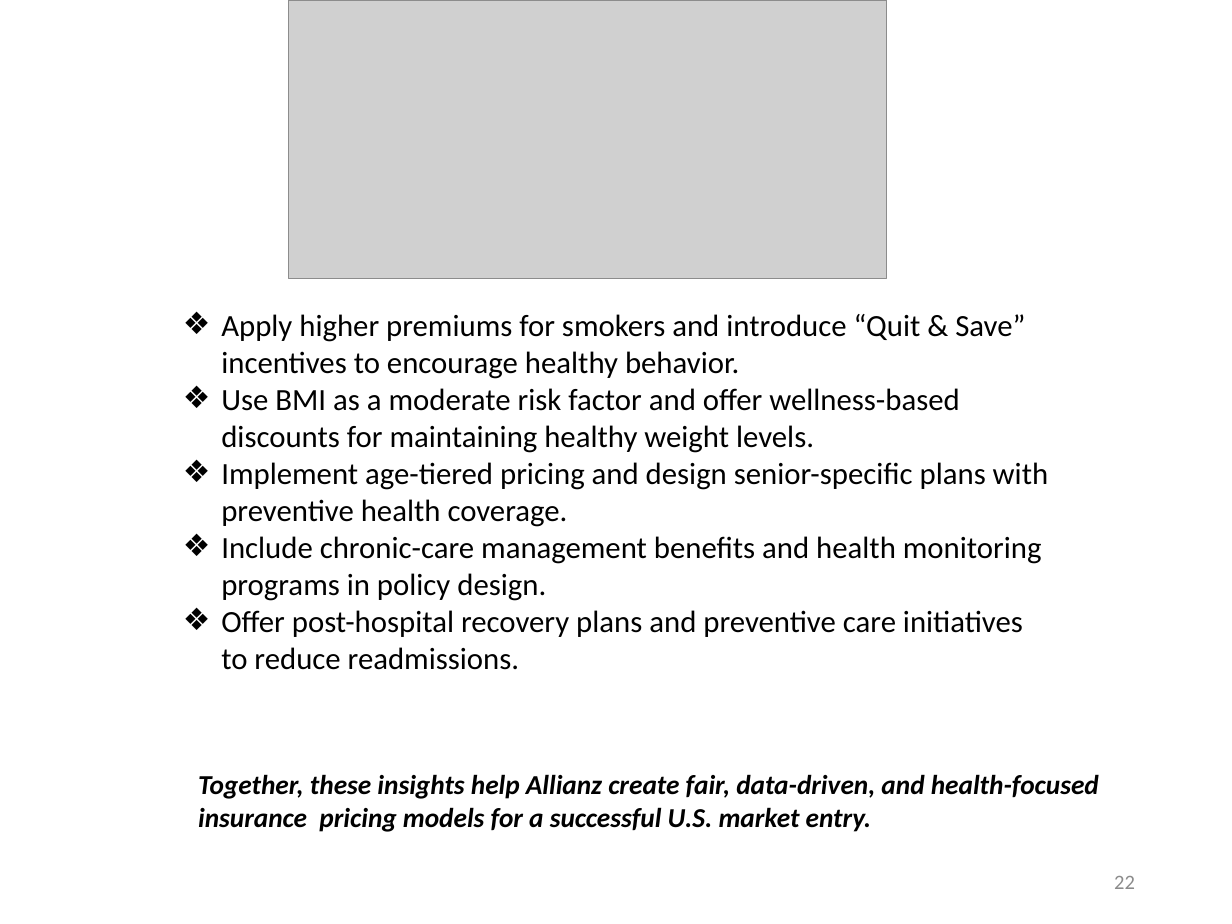
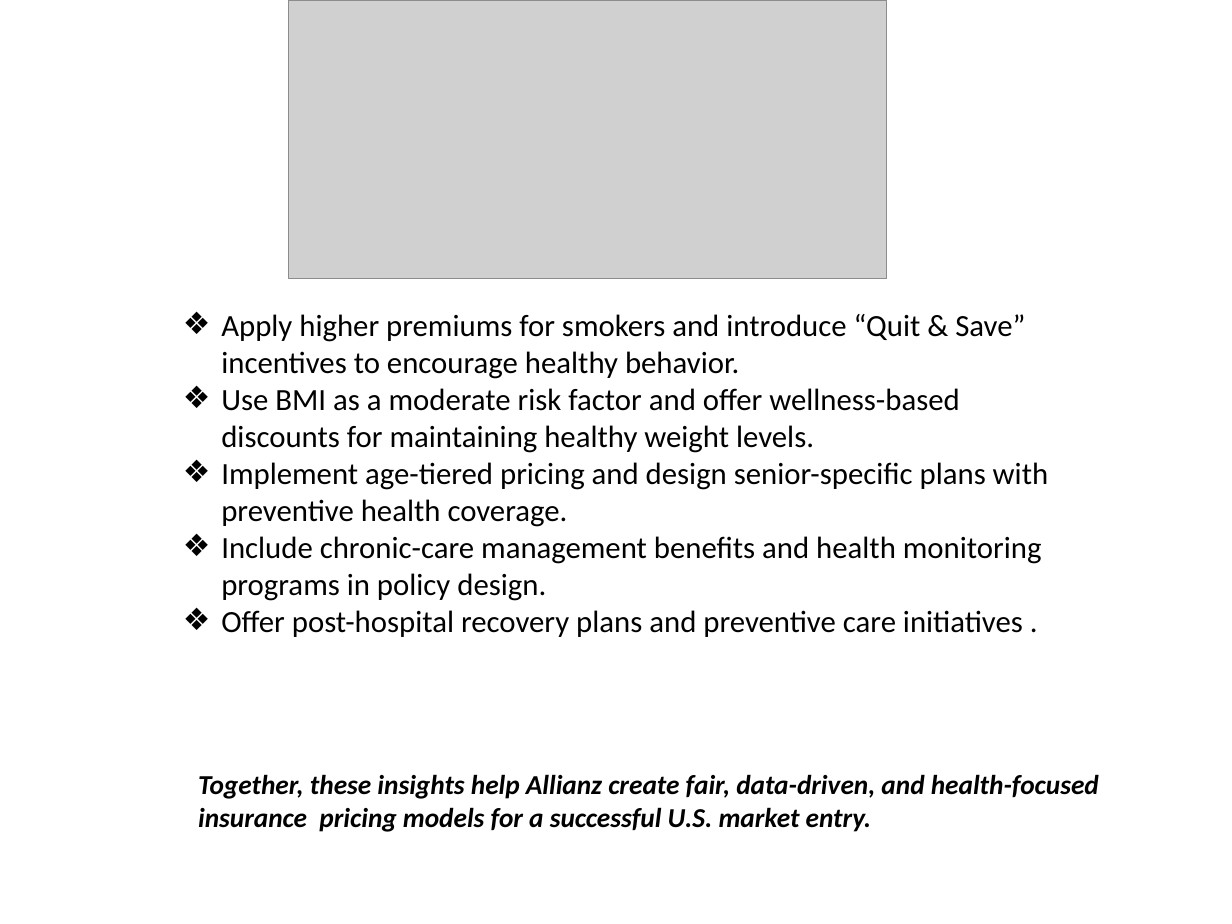
Before and after one commit to Sruthi-t-das/Med_Insurance_Finalproject, a slide deck: slide 23 of Allianz_US_Insurance_Strategy_PPTX.pptx (slide 22 before the commit). Drawn at 1232x924 pixels with LibreOffice and Linux fonts; fonts in the diff are those of the drawing; grey boxes stand for pictures. Boxes give left, top, right and bottom in pixels: in the first picture for what was removed or moved away, otherwise in the second. Text is boxed around its words. In the diff, an @@ line names an element or a change of style, - is before the commit and + after.

```diff
--- a/Allianz_US_Insurance_Strategy_PPTX.pptx
+++ b/Allianz_US_Insurance_Strategy_PPTX.pptx
@@ text at (221,610,1023,637): text changed @@
-❖ Offer post-hospital recovery plans and preventive care initiatives to reduce readmissions.
+❖ Offer post-hospital recovery plans and preventive care initiatives .
@@ page number removed at (1114,876,1135,889) @@
-22
```
Also in this commit, not shown: 23 other slides changed, 1 slide added, 5 other files.
